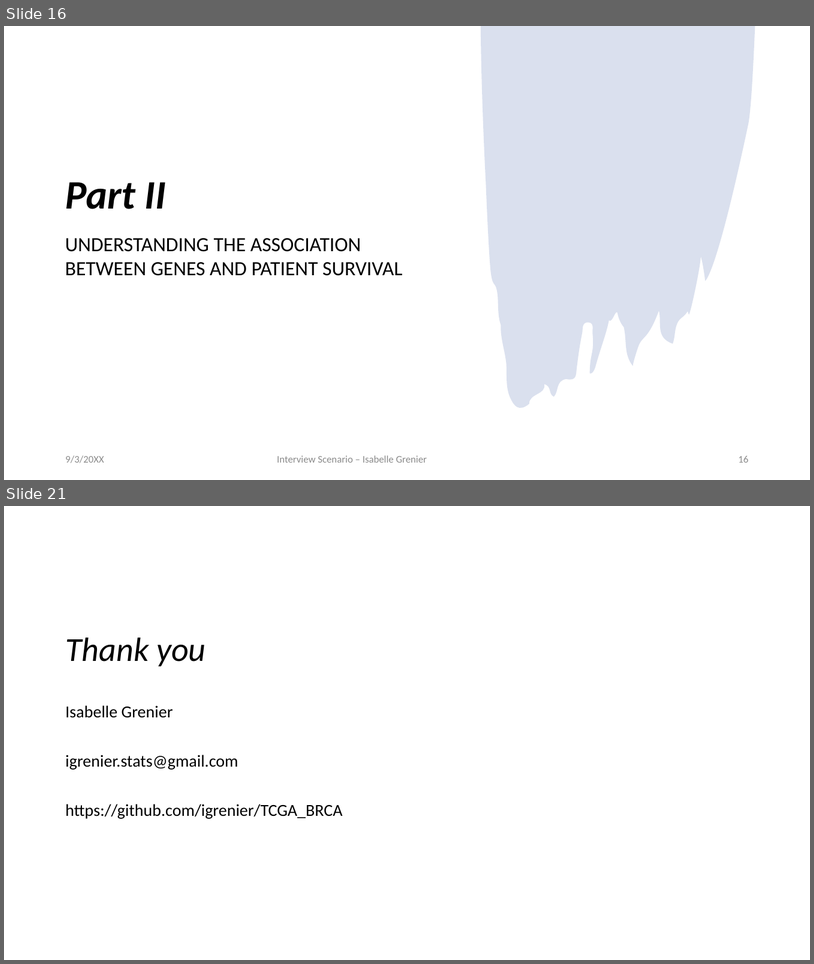
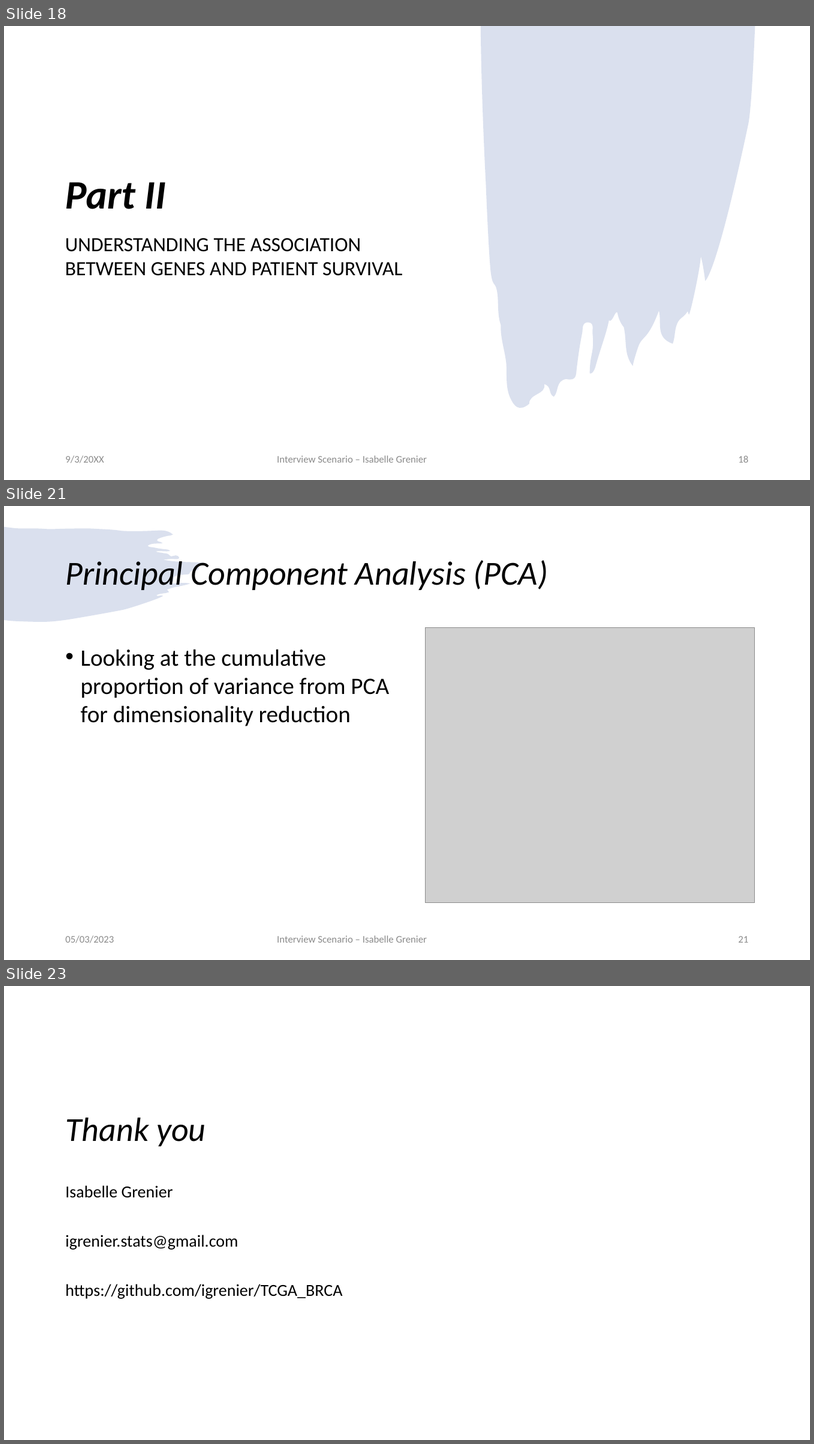
Before and after one commit to igrenier/TCGA_BRCA, a slide deck: presentation_05032023.pptx. Shown one above the other, each under a label of ours: slides 16 and 21 before the commit, slides 18, 21 and 23 after it; the slides between them are not shown. The pictures are 814x964 and 814x1444 pixels, drawn with LibreOffice and Linux fonts; fonts in the diff are those of the drawing; grey boxes stand for pictures. Boxes give left, top, right and bottom in pixels: in the first picture for what was removed or moved away, otherwise in the second. Text is boxed around its words. In the diff, an @@ line names an element or a change of style, - is before the commit and + after.

```diff
--- a/presentation_05032023.pptx
+++ b/presentation_05032023.pptx
@@ slide 21 added at <box>4,506,810,960</box>, background #FFFFFF @@
@@ freeform shape added at <box>4,526,204,622</box>, fill #4A66AC at 20% opacity @@
@@ title added at <box>65,560,548,590</box>, 40 pt, text #000000, italic @@
+Principal Component Analysis (PCA)
@@ picture added at <box>426,628,755,902</box> @@
@@ text added at <box>81,649,389,726</box>, 28 pt, text #000000 @@
+• Looking at the cumulative proportion of variance from PCA for dimensionality reduction
@@ text added at <box>65,935,114,943</box>, 12 pt, text #8C8C8C @@
+05/03/2023
@@ text added at <box>277,935,427,942</box>, 12 pt, text #8C8C8C @@
+Interview Scenario – Isabelle Grenier
@@ page number added at <box>738,936,749,942</box>, 12 pt, text #8C8C8C @@
+21
@@ what was slide 16 is now slide 18 @@
@@ page number at <box>738,455,749,462</box>: text changed @@
-16
+18
@@ what was slide 21 is now slide 23 @@
```
Also in this commit, not shown: 5 slides changed, 2 other slides added, 1 slide removed.
